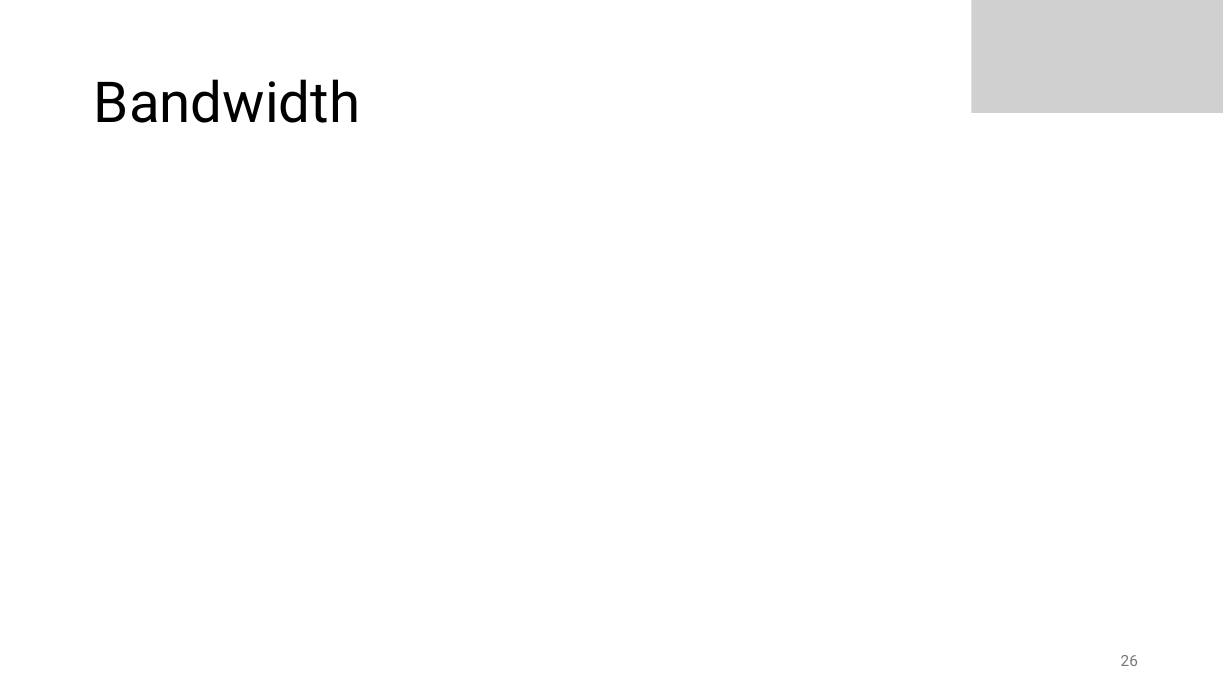
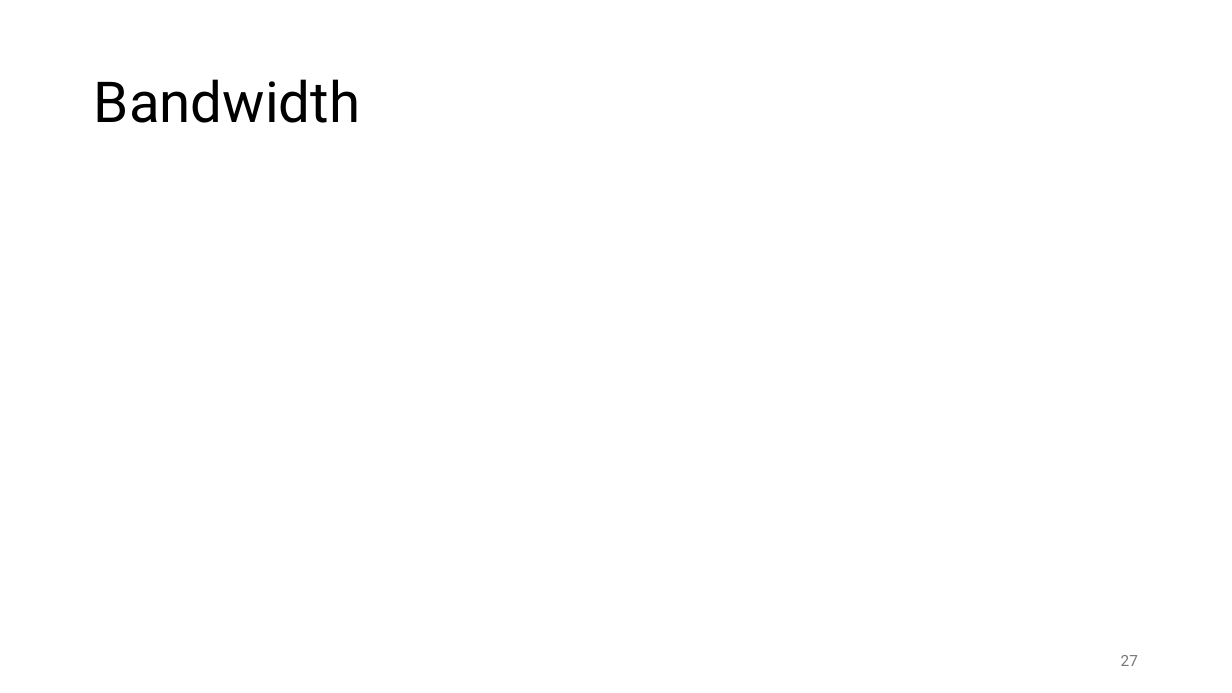
Before and after one commit to FelixWick/control_engineering, a slide deck: slide 27 of slides/3_Laplace.pptx (slide 26 before the commit). Drawn at 1232x693 pixels with LibreOffice and Linux fonts; fonts in the diff are those of the drawing; grey boxes stand for pictures. Boxes give left, top, right and bottom in pixels: in the first picture for what was removed or moved away, otherwise in the second. Text is boxed around its words. In the diff, an @@ line names an element or a change of style, - is before the commit and + after.

```diff
--- a/slides/3_Laplace.pptx
+++ b/slides/3_Laplace.pptx
@@ picture removed at [971, 0, 1223, 113] @@
@@ page number at [1121, 655, 1138, 666]: text changed @@
-26
+27
```
Also in this commit, not shown: 4 other slides changed, 3 slides added, 2 other files.
